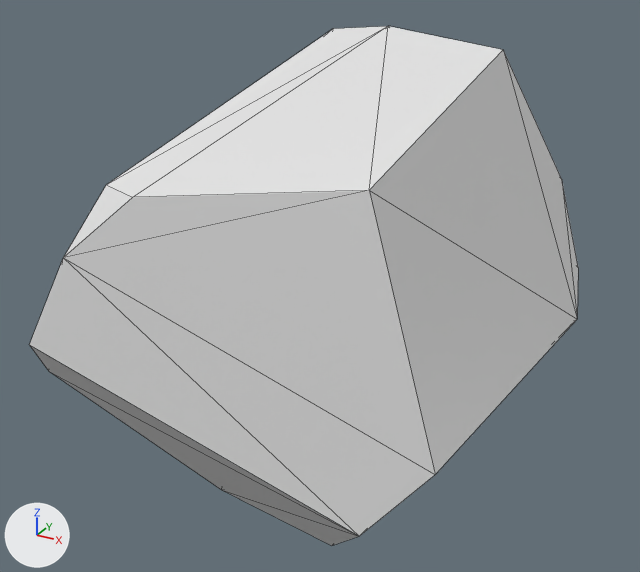
What one commit did to the OBJ model assets/pieces/potato_train/potato_0001.obj.
Camera for both pictures: a 50 mm camera at (0.024, -0.0451, 0.0224) aimed at (0.0001, -0.0016, 0.0007). Lighting does not change. The marker at lower left points along +X, +Y and +Z. The first picture is the older version. Mesh edges are drawn as thin lines. Where no turn or scale is listed for an object, it has been applied to the vertices.

In view in the first picture: 'potato_0001'.
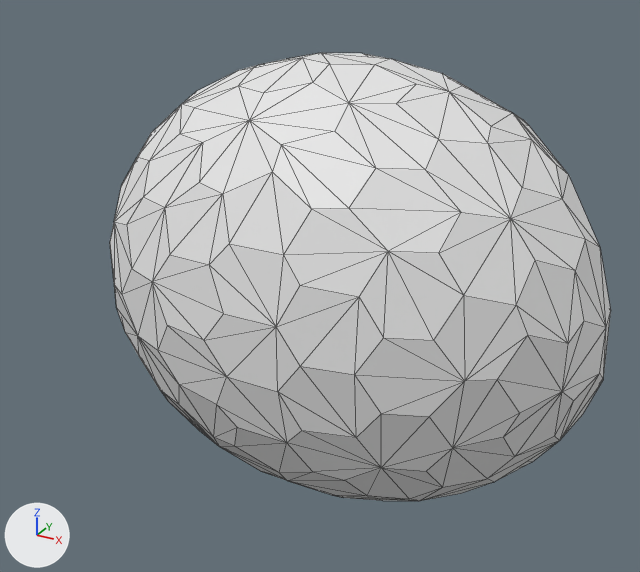
The change in detail:
me_potato_0001 is used by ob_potato_0001; location (0.0, 0.0, 0.0).
me_potato_0001 had 20 vertices, 36 faces and spanned x -0.0134..0.0134, y -0.0145..0.0112, z -0.0134..0.0145.
me_potato_0001 now has 268 vertices, 532 faces and spans x -0.0161..0.0169, y -0.0099..0.008, z -0.0138..0.014.
me_potato_0001 part 1: the whole mesh is rebuilt.

Where the change shows, as pixel boxes [x1, y1, x2, y2] in the pictures (640 x 572 px):
'potato_0001', reshaped (9% narrower, 14% shorter)
    before: [29, 26, 578, 546]
    after: [110, 53, 611, 501]
